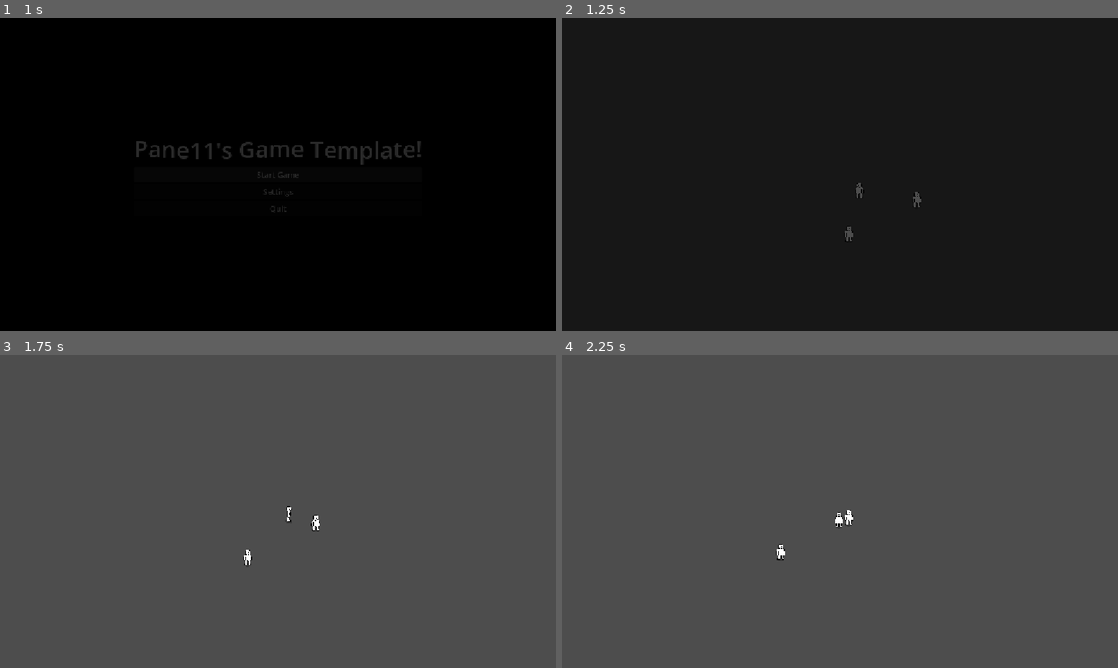
Above: before the commit, frames 1-4 (two rows, left to right).
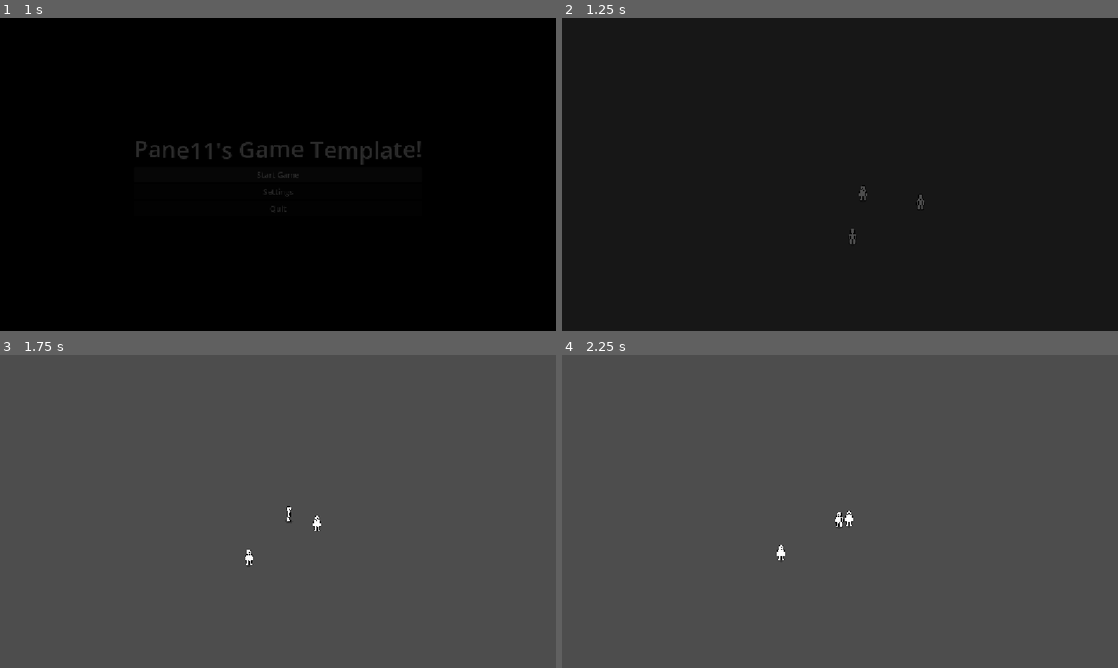
Above: after the commit, the same moments.

Repository: pane111/panes-game-template
Game: Godot game, scene res://assets/scenes/system/title_screen.tscn
The game is run twice, just before and just after one commit, with the same random seed, the same clock (stepped at 60 frames per second) and the same inputs.
Inputs:
- Up to frame 1 (1 s): click "Start Game" at 0.5 s
- Up to frame 2 (1.25 s): no input
- Up to frame 3 (1.75 s): hold D (right) from 1.28 s (still down); tap E (ok) at 1.35 s
- Up to frame 4 (2.25 s): release D (right) at 2.03 s; hold S (down) from 2.03 s (still down); tap Shift (sprint) at 2.1 s

Frame 1 is identical in both runs. In frame 2, 0.2% of the frame differs, in the area x 50-66%, y 52-73%; in frame 3, less than 0.1%; in frame 4, less than 0.1%.

Commit message:
Expanded EffectManager

Diff:
--- a/assets/scenes/system/effect_manager.gd
+++ b/assets/scenes/system/effect_manager.gd
@@ -3,7 +3,7 @@
 @export var effects : Dictionary[String,PackedScene]
 @onready var screen_effects = $ScreenEffects
 @onready var world_effects=$WorldEffects
-
+var texteffect = preload("uid://babbltks7fiea")
 #Spawn something in the world
 func spawn_world_effect(eff,pos):
 	var new_eff = effects[eff].instantiate()
@@ -15,6 +15,31 @@
 	var new_eff = effects[eff].instantiate()
 	screen_effects.add_child(new_eff)
 	new_eff.global_position = pos
+
+func spawn_local_effect(eff,pos,obj):
+	var new_eff = effects[eff].instantiate()
+	obj.add_sibling(new_eff)
+	new_eff.global_position = pos
+
+
+
+func spawn_text(val,pos,typewriter=false,speed=0.0,duration=3.0):
+	var new_eff = texteffect.instantiate()
+	screen_effects.add_child(new_eff)
+	new_eff.global_position = pos
+	new_eff.set_text(val)
+	new_eff.typewriter=typewriter
+	new_eff.rise_speed=speed
+	new_eff.duration=duration
+
+func spawn_text_on_obj(val,obj,typewriter=false,speed=0.0,duration=3.0):
+	var new_eff = texteffect.instantiate()
+	obj.add_sibling(new_eff)
+	new_eff.global_position = obj.global_position
+	new_eff.set_text(val)
+	new_eff.typewriter=typewriter
+	new_eff.rise_speed=speed
+	new_eff.duration=duration
 
 func clear_world_effects():
 	for c in world_effects.get_children():
--- /dev/null
+++ b/assets/scenes/templates/text_effect.gd
@@ -0,0 +1,21 @@
+extends Node2D
+
+@export var typewriter=false
+@export var duration=3.0
+@export var rise_speed=50.0
+
+func set_text(val):
+	$Label.text = val
+
+func _ready() -> void:
+	if typewriter:
+		$Label.visible_ratio=0
+		var tween = get_tree().create_tween()
+		tween.tween_property($Label,"visible_ratio",1.0,0.5)
+		await tween.finished
+	await get_tree().process_frame
+	await get_tree().create_timer(duration).timeout
+	queue_free()
+
+func _process(delta: float) -> void:
+	global_position += Vector2.UP * rise_speed * delta
--- /dev/null
+++ b/assets/scenes/templates/text_effect.tscn
@@ -0,0 +1,21 @@
+[gd_scene format=3 uid="uid://babbltks7fiea"]
+
+[ext_resource type="Script" uid="uid://bdkl73nf2dt5h" path="res://assets/scenes/templates/text_effect.gd" id="1_rg3ab"]
+
+[node name="TextEffect" type="Node2D" unique_id=820228031]
+script = ExtResource("1_rg3ab")
+
+[node name="Label" type="RichTextLabel" parent="." unique_id=1632616135]
+offset_left = -54.5
+offset_top = -20.0
+offset_right = 54.5
+offset_bottom = 20.0
+grow_horizontal = 2
+grow_vertical = 2
+text = "THIS IS A TEXT 12345"
+fit_content = true
+scroll_active = false
+autowrap_mode = 0
+horizontal_alignment = 1
+vertical_alignment = 1
+metadata/_edit_use_anchors_ = true
--- a/project.godot
+++ b/project.godot
@@ -91,6 +91,10 @@
 2d_physics/layer_5="npc_extra"
 2d_physics/layer_8="terrain"
 
+[physics]
+
+common/physics_interpolation=true
+
 [rendering]
 
 textures/canvas_textures/default_texture_filter=0
Not shown, added: assets/scenes/templates/text_effect.gd.uid
